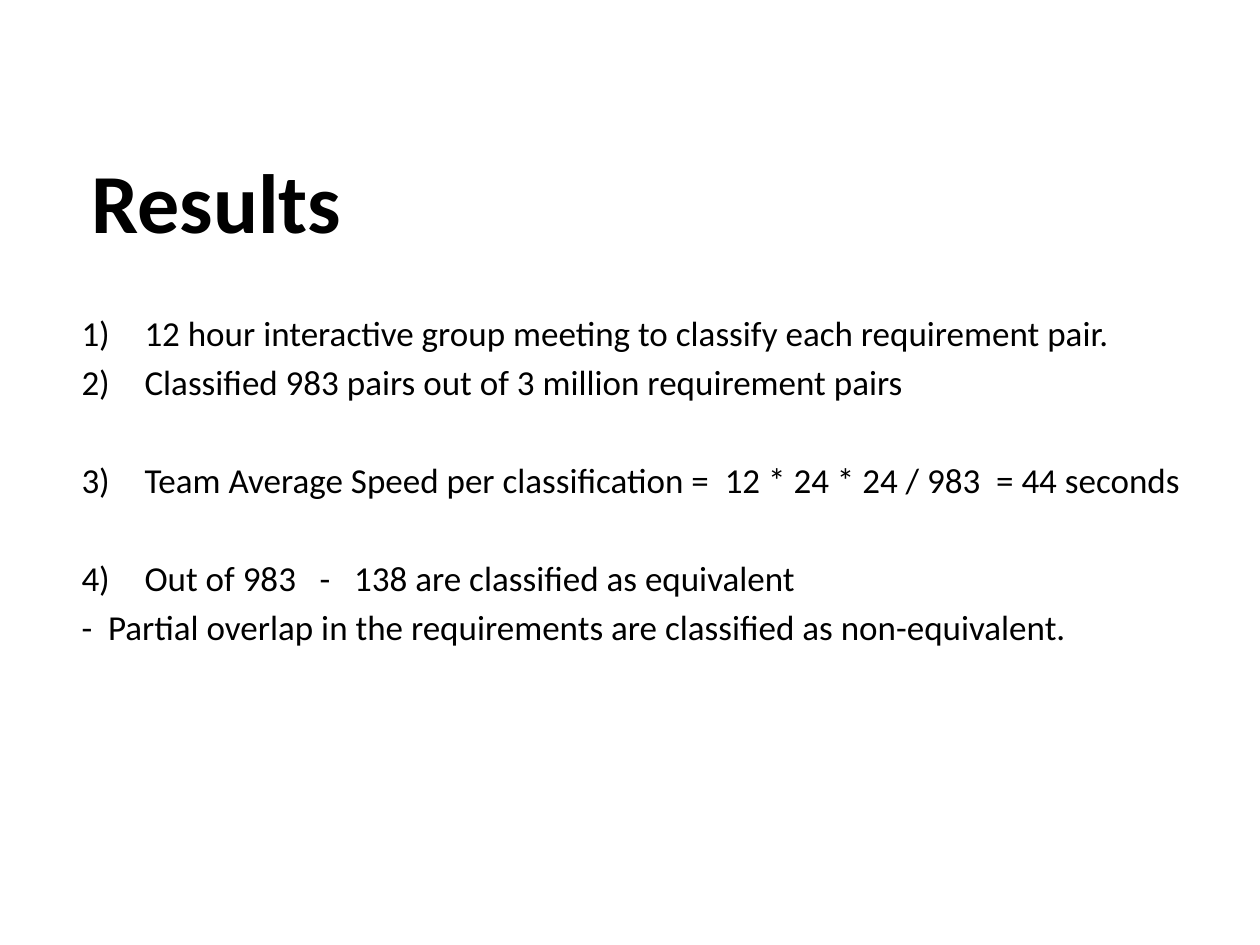
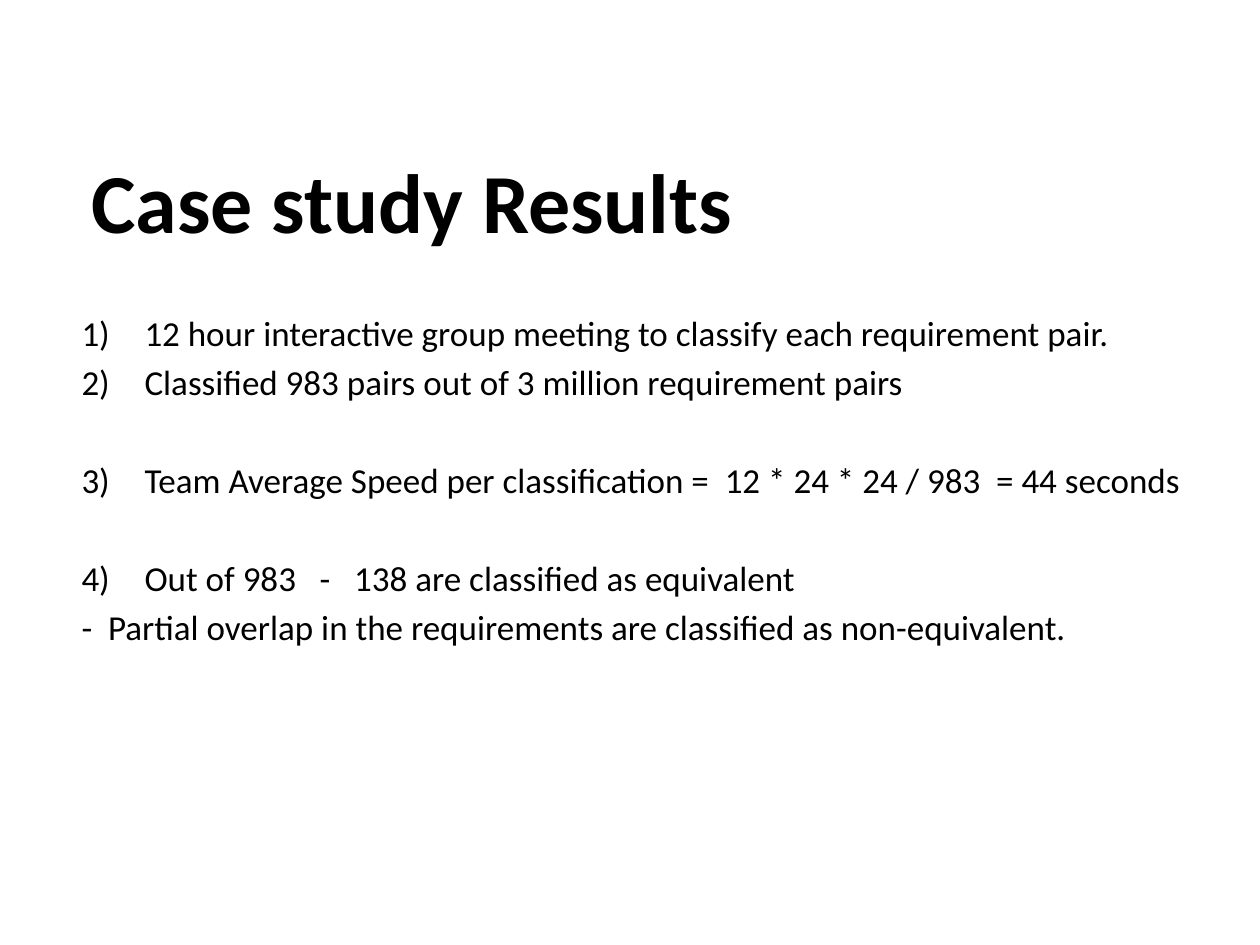
Before and after one commit to sindhusha-t/ASE-Lab-Assignments, a slide deck: slide 8 of Journal_presentation/The Effort Savings from Using NLP to Classify.pptx. Drawn at 1260x945 pixels with LibreOffice and Linux fonts; fonts in the diff are those of the drawing; background and template pictures are left out. Boxes give left, top, right and bottom in pixels: in the first picture for what was removed or moved away, otherwise in the second. Text is boxed around its words. In the diff, an @@ line names an element or a change of style, - is before the commit and + after.

```diff
--- a/Journal_presentation/The Effort Savings from Using NLP to Classify.pptx
+++ b/Journal_presentation/The Effort Savings from Using NLP to Classify.pptx
@@ title at bbox=[91, 174, 732, 247]: text changed @@
-Results
+Case study Results
```
Also in this commit, not shown: 7 other slides changed.
